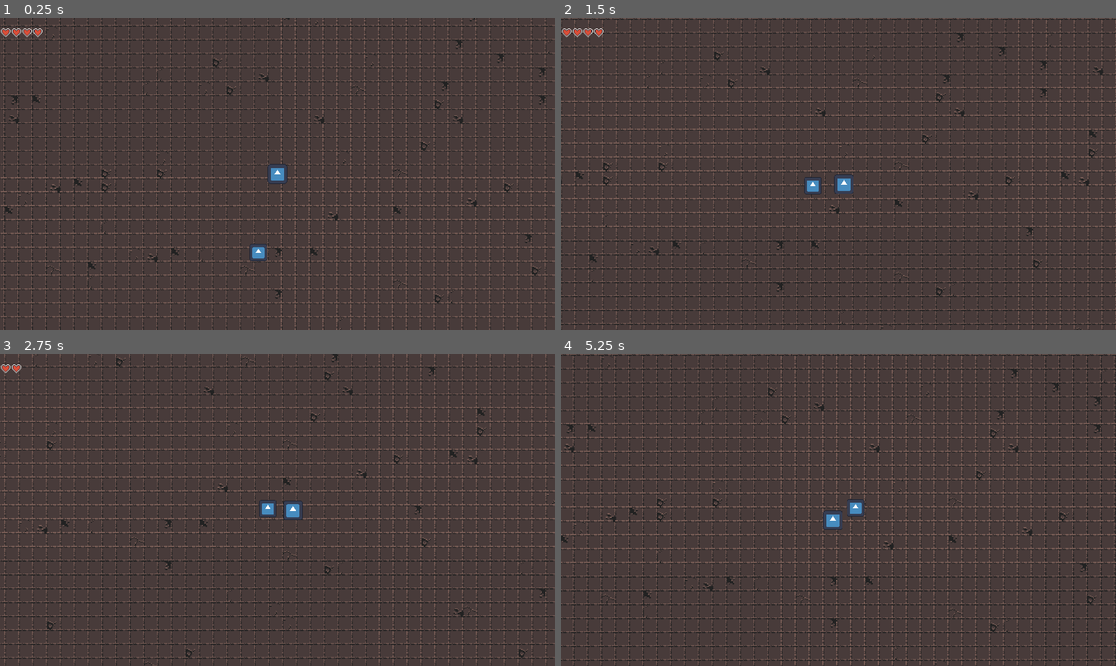
Above: before the commit, frames 1-4 (two rows, left to right).
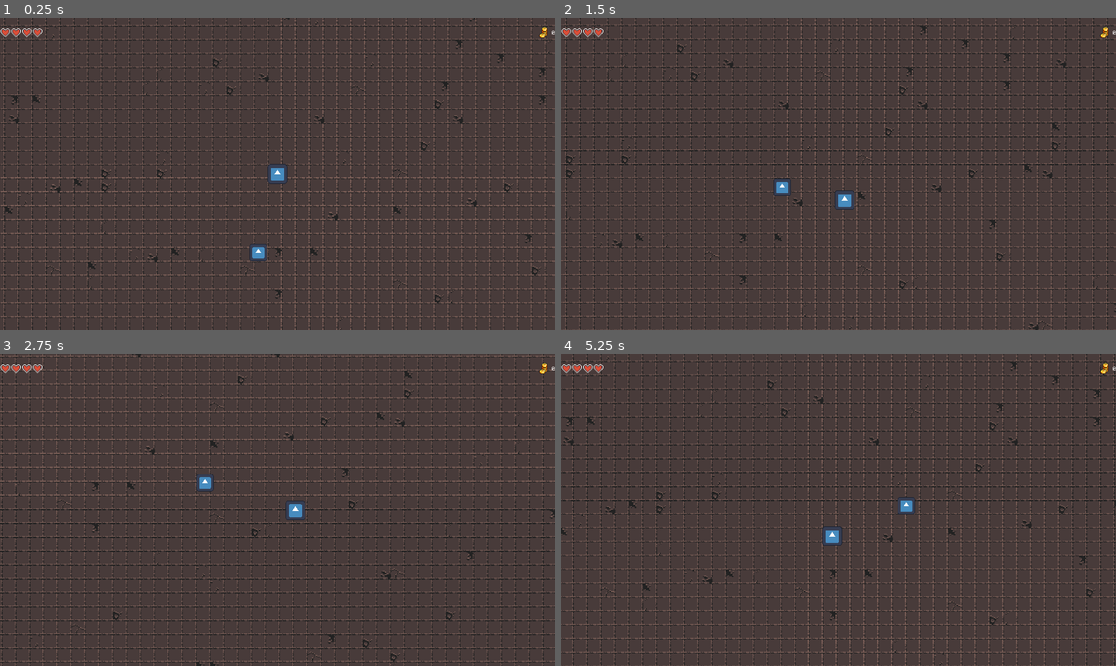
Above: after the commit, the same moments.

Repository: ErikpvDev/Proyecto-intermodular
Game: Godot game, scene res://assets/Scenes/Levels/Level01/level_01.tscn
The game is run twice, just before and just after one commit, with the same random seed, the same clock (stepped at 60 frames per second) and the same inputs. The engine's default icon, where the game draws it, is replaced by a stand-in: a white triangle on a blue panel in a dark square.
Inputs:
- Up to frame 1 (0.25 s): no input
- Up to frame 2 (1.5 s): hold D (right) 0.53-1.28 s; tap Shift (dash, bound only after the commit) at 0.6, 1.35 s; hold S (down) from 1.28 s (still down)
- Up to frame 3 (2.75 s): release S (down) at 2.03 s; hold D (right) from 2.03 s (still down); tap Shift (dash, bound only after the commit) at 2.1 s
- Up to frame 4 (5.25 s): release D (right) at 2.78 s; hold W (up) 2.78-3.53 s; tap Shift (dash, bound only after the commit) every 0.75 s from 2.85 to 5.1 s; hold A (left) 3.53-5.03 s; hold S (down) from 5.03 s (still down)

The runs differ from the first frame. In frame 1, 0.1% of the frame differs, in the area x 0-100%, y 2-7%; in frame 2, 28%; in frame 3, 30%, in the area x 0-100%, y 0-100%; in frame 4, 26%.

Commit message:
Corazones Vacios, Dash, Oro
Cuando recibes daño los corazones ahora se quedan vacios.
Hay un dash al shift.
El oro se muestra en la UI.

Diff:
--- a/assets/Scenes/Character/personaje.gd
+++ b/assets/Scenes/Character/personaje.gd
@@ -1,7 +1,13 @@
 extends CharacterBody2D
 
 @export var move_speed : float = 100
-@onready var health_bar: CanvasLayer = $"../health_bar"
+
+@export var dash_speed : float = 300
+var dashing = false
+
+@export var gold_coins : int = 0
+
+@onready var health_bar: CanvasLayer = $UI/health_bar
 @onready var heart_object : PackedScene = preload("res://assets/Scenes/Hearts/heart.tscn")
 
 var hearts_list : Array[TextureRect]
@@ -9,41 +15,69 @@
 
 
 func _ready() -> void:
+	# Gets the health bar initial hearts,appends them to the array and shows them on screen ss
 	var hearts_parent = health_bar.get_child(0)
 	for child in hearts_parent.get_children():
 		hearts_list.append(child)
 	print(hearts_list)
 
-func take_damage():
-	print(health)
-	if health > 0:
-		health-=1
-		update_heart_display()
+	# Sets Gold to it's initial value
+	$UI/Gold/HBoxContainer/Label.text=str(gold_coins)
+
+func take_damage(damage: int) -> void:
+	# if health is over 0, subtract the damage value
+	if !dashing:
+		if health > 0:
+			health-=damage
+			update_heart_display()
 
 func update_heart_display():
+	# Check the number of hearts to show based on the current health of the player as "idle"
+	# and the rest "damaged"
 	for i in range(hearts_list.size()):
-		hearts_list[i].visible= i < health
+		if i < health:
+			hearts_list[i].get_child(0).play("idle")
+		else:
+			hearts_list[i].get_child(0).play("damaged")
+	# Check if it's the last heart and if so play the "beating" animation if not play the "idle" animation
 	if health == 1:
 		hearts_list[0].get_child(0).play("beating")
 	elif health > 1:
 		hearts_list[0].get_child(0).play("idle")
 
 func add_heart(cant: int)  -> void:
+	# Add the parameter cant to health
 	health+=cant
+	# Add the new heart sprites to the health bar
 	for i in range(cant):
 		var heart_temp = heart_object.instantiate()
 		health_bar.get_child(0).add_child(heart_temp)
 
 func _physics_process(_delta):
+	# Get the direction intented by the input of the player
 	var input_direction = Vector2(
 		Input.get_action_strength("right") - Input.get_action_strength("left"),
 		Input.get_action_strength("down") - Input.get_action_strength("up"),
 	)
+	# If the dashing key is pressed activates the dashing status and starts a timer
+	if Input.is_action_just_pressed("dash"):
+		dashing=true
+		$dash_timer.start()
+	# Check if dashing and if so change the value to the dashing speed
+	var current_speed_mod = move_speed
+	if dashing:
+		current_speed_mod = dash_speed
+
+	# Check if the player is moving in diagonal to fix the speed and apply the speed select before
 	if input_direction.x!=0 && input_direction.y!=0:
-		velocity = input_direction.normalized() * move_speed
+		velocity = input_direction.normalized() * current_speed_mod
 	else:
-		velocity = input_direction * move_speed
+		velocity = input_direction * current_speed_mod
 	move_and_slide()
 
 func _on_area_2d_body_entered(_body: Node2D) -> void:
-	take_damage()# Replace with function body.
+	take_damage(1)# Replace with function body.
+
+# Dashing status turning false after timer runs out
+func _on_dash_timer_timeout() -> void:
+	dashing=false
--- a/assets/Scenes/Character/personaje.tscn
+++ b/assets/Scenes/Character/personaje.tscn
@@ -2,7 +2,7 @@
 
 [ext_resource type="Texture2D" uid="uid://c1tp7pqe622b5" path="res://icon.svg" id="1_cs5dr"]
 [ext_resource type="Script" uid="uid://dlb0vba8x21kc" path="res://assets/Scenes/Character/personaje.gd" id="1_hlutc"]
-[ext_resource type="Script" uid="uid://dafnad46gi5nb" path="res://assets/components/health.gd" id="3_l1dng"]
+[ext_resource type="PackedScene" uid="uid://bam0ik66tfskr" path="res://assets/Scenes/UI/ui.tscn" id="2_l1dng"]
 
 [sub_resource type="RectangleShape2D" id="RectangleShape2D_cs5dr"]
 size = Vector2(23, 22.5)
@@ -10,6 +10,8 @@
 [node name="Character" type="CharacterBody2D" groups=["character"]]
 z_index = 100
 script = ExtResource("1_hlutc")
+
+[node name="UI" parent="." instance=ExtResource("2_l1dng")]
 
 [node name="Sprite2D" type="Sprite2D" parent="."]
 position = Vector2(4.7683716e-07, 4.7683716e-07)
@@ -23,14 +25,14 @@
 [node name="CollisionShape2D2" type="CollisionShape2D" parent="."]
 shape = SubResource("RectangleShape2D_cs5dr")
 
-[node name="Health" type="Node" parent="."]
-script = ExtResource("3_l1dng")
-metadata/_custom_type_script = "uid://dafnad46gi5nb"
-
 [node name="Area2D" type="Area2D" parent="."]
 collision_mask = 2
 
 [node name="CollisionShape2D2" type="CollisionShape2D" parent="Area2D"]
 shape = SubResource("RectangleShape2D_cs5dr")
 
+[node name="dash_timer" type="Timer" parent="."]
+wait_time = 0.2
+
 [connection signal="body_entered" from="Area2D" to="." method="_on_area_2d_body_entered"]
+[connection signal="timeout" from="dash_timer" to="." method="_on_dash_timer_timeout"]
--- /dev/null
+++ b/assets/Scenes/Gold/Gold.tscn
@@ -0,0 +1,26 @@
+[gd_scene load_steps=3 format=3 uid="uid://bk01ah10djpvn"]
+
+[ext_resource type="Texture2D" uid="uid://d110iwm8csggt" path="res://assets/sprites/Objetcs/Gold/Gold.png" id="1_rg8kl"]
+[ext_resource type="FontFile" uid="uid://dvxv26iy0kmh0" path="res://assets/fonts/VCR_OSD_MONO_1.001.ttf" id="2_00ggv"]
+
+[node name="CanvasLayer" type="CanvasLayer"]
+
+[node name="HBoxContainer" type="HBoxContainer" parent="."]
+anchors_preset = -1
+anchor_left = 1.0
+anchor_right = 1.0
+offset_left = -56.0
+offset_top = 30.0
+offset_bottom = 70.00012
+grow_horizontal = 0
+alignment = 2
+
+[node name="TextureRect" type="TextureRect" parent="HBoxContainer"]
+layout_mode = 2
+texture = ExtResource("1_rg8kl")
+expand_mode = 2
+
+[node name="Label" type="Label" parent="HBoxContainer"]
+layout_mode = 2
+theme_type_variation = &"HeaderSmall"
+theme_override_fonts/font = ExtResource("2_00ggv")
--- a/assets/Scenes/Hearts/health_bar.tscn
+++ b/assets/Scenes/Hearts/health_bar.tscn
@@ -5,8 +5,7 @@
 [node name="health_bar" type="CanvasLayer"]
 
 [node name="HBoxContainer" type="HBoxContainer" parent="."]
-offset_left = 1.0
-offset_right = 145.0
+offset_right = 144.0
 offset_bottom = 48.0
 size_flags_stretch_ratio = 4.3
 
--- a/assets/Scenes/Hearts/heart.tscn
+++ b/assets/Scenes/Hearts/heart.tscn
@@ -1,6 +1,7 @@
-[gd_scene load_steps=8 format=3 uid="uid://dmnp5kr6fmqqp"]
+[gd_scene load_steps=10 format=3 uid="uid://dmnp5kr6fmqqp"]
 
-[ext_resource type="Texture2D" uid="uid://dgbv31rjyyv55" path="res://assets/sprites/Objetcs/Heart Animation.png" id="1_kfeow"]
+[ext_resource type="Texture2D" uid="uid://dgbv31rjyyv55" path="res://assets/sprites/Objetcs/Hearts/Heart Animation.png" id="1_kfeow"]
+[ext_resource type="Texture2D" uid="uid://cs7hox5ronsny" path="res://assets/sprites/Objetcs/Hearts/Hollow Heart.png" id="2_2wgc1"]
 
 [sub_resource type="AtlasTexture" id="AtlasTexture_5s5n3"]
 atlas = ExtResource("1_kfeow")
@@ -17,6 +18,10 @@
 [sub_resource type="AtlasTexture" id="AtlasTexture_7rjg1"]
 atlas = ExtResource("1_kfeow")
 region = Rect2(48, 0, 16, 16)
+
+[sub_resource type="AtlasTexture" id="AtlasTexture_fghd1"]
+atlas = ExtResource("2_2wgc1")
+region = Rect2(0, 0, 16, 16)
 
 [sub_resource type="AtlasTexture" id="AtlasTexture_jdptv"]
 atlas = ExtResource("1_kfeow")
@@ -39,7 +44,15 @@
 }],
 "loop": true,
 "name": &"beating",
-"speed": 8.0
+"speed": 9.0
+}, {
+"frames": [{
+"duration": 1.0,
+"texture": SubResource("AtlasTexture_fghd1")
+}],
+"loop": true,
+"name": &"damaged",
+"speed": 0.0
 }, {
 "frames": [{
 "duration": 1.0,
@@ -47,7 +60,7 @@
 }],
 "loop": true,
 "name": &"idle",
-"speed": 5.0
+"speed": 0.0
 }]
 
 [node name="heart" type="TextureRect"]
@@ -57,4 +70,4 @@
 position = Vector2(20, 51)
 scale = Vector2(2.5, 2.5)
 sprite_frames = SubResource("SpriteFrames_2wgc1")
-animation = &"beating"
+animation = &"idle"
--- a/assets/Scenes/Levels/Level01/level_01.tscn
+++ b/assets/Scenes/Levels/Level01/level_01.tscn
@@ -1,9 +1,8 @@
-[gd_scene load_steps=6 format=4 uid="uid://dafx2m02alpy5"]
+[gd_scene load_steps=5 format=4 uid="uid://dafx2m02alpy5"]
 
 [ext_resource type="PackedScene" uid="uid://0gr62tvei2rq" path="res://assets/Scenes/Levels/Level01/Level01.tscn" id="1_ixfmw"]
 [ext_resource type="PackedScene" uid="uid://p0hbqo51nej1" path="res://assets/Scenes/Character/personaje.tscn" id="2_uhf17"]
 [ext_resource type="PackedScene" uid="uid://qffsk1wiwj24" path="res://assets/Scenes/Enemies/enemigo.tscn" id="3_fg2k8"]
-[ext_resource type="PackedScene" uid="uid://bqy0xbspvp3gc" path="res://assets/Scenes/Hearts/health_bar.tscn" id="4_0vwiw"]
 
 [sub_resource type="WorldBoundaryShape2D" id="WorldBoundaryShape2D_ixfmw"]
 
@@ -19,13 +18,14 @@
 z_as_relative = false
 y_sort_enabled = true
 position = Vector2(-5, -5)
+move_speed = null
+dash_speed = null
+gold_coins = null
 
 [node name="Enemy" parent="." index="2" instance=ExtResource("3_fg2k8")]
 position = Vector2(-33, 104)
 
-[node name="health_bar" parent="." index="3" instance=ExtResource("4_0vwiw")]
-
-[node name="Collisions" type="StaticBody2D" parent="." index="4"]
+[node name="Collisions" type="StaticBody2D" parent="." index="3"]
 
 [node name="ColisionIzquierda" type="CollisionShape2D" parent="Collisions" index="0"]
 position = Vector2(-621, 109)
--- a/assets/Scenes/Statidistics/Health.tscn
+++ /dev/null
@@ -1,9 +0,0 @@
-[gd_scene format=3 uid="uid://bger2q7ulwy75"]
-
-[node name="Health" type="Control"]
-layout_mode = 3
-anchors_preset = 15
-anchor_right = 1.0
-anchor_bottom = 1.0
-grow_horizontal = 2
-grow_vertical = 2
--- /dev/null
+++ b/assets/Scenes/UI/ui.tscn
@@ -0,0 +1,10 @@
+[gd_scene load_steps=3 format=3 uid="uid://bam0ik66tfskr"]
+
+[ext_resource type="PackedScene" uid="uid://bk01ah10djpvn" path="res://assets/Scenes/Gold/Gold.tscn" id="1_i5q6i"]
+[ext_resource type="PackedScene" uid="uid://bqy0xbspvp3gc" path="res://assets/Scenes/Hearts/health_bar.tscn" id="2_hwbc8"]
+
+[node name="UI" type="CanvasGroup"]
+
+[node name="Gold" parent="." instance=ExtResource("1_i5q6i")]
+
+[node name="health_bar" parent="." instance=ExtResource("2_hwbc8")]
--- a/assets/components/health.gd
+++ /dev/null
@@ -1,31 +0,0 @@
-extends Node
-class_name Health
-
-signal max_health_changed(diff: int)
-signal health_changed(diff: int)
-signal health_depleted
-
-@export var max_health: int = 3 : set = set_max_health, get = get_max_health
-
-@onready var health: int = max_health : set= set_health, get = get_health
-
-func set_max_health(value: int):
-	var max_health_value = 1 if value <=0 else value
-
-	if not max_health_value == max_health:
-		var difference = max_health_value - max_health
-		max_health = max_health_value
-		max_health_changed.emit(difference)
-
-		if health > max_health:
-			health = max_health
-
-
-func get_max_health() -> int:
-	return max_health
-
-func set_health(value: int):
-	health=value
-
-func get_health() -> int:
-	return health
--- a/assets/sprites/Objetcs/Heart Animation.tscn
+++ b/assets/sprites/Objetcs/Hearts/Heart Animation.tscn
@@ -1,6 +1,6 @@
 [gd_scene load_steps=7 format=3 uid="uid://cfofskle25xk0"]
 
-[ext_resource type="Texture2D" uid="uid://dgbv31rjyyv55" path="res://assets/sprites/Objetcs/Heart Animation.png" id="1_at8ke"]
+[ext_resource type="Texture2D" uid="uid://dgbv31rjyyv55" path="res://assets/sprites/Objetcs/Hearts/Heart Animation.png" id="1_at8ke"]
 
 [sub_resource type="AtlasTexture" id="AtlasTexture_jovf1"]
 atlas = ExtResource("1_at8ke")
--- a/project.godot
+++ b/project.godot
@@ -46,6 +46,11 @@
 , Object(InputEventKey,"resource_local_to_scene":false,"resource_name":"","device":-1,"window_id":0,"alt_pressed":false …(186 unchanged characters)…
 ]
 }
+dash={
+"deadzone": 0.2,
+"events": [Object(InputEventKey,"resource_local_to_scene":false,"resource_name":"","device":-1,"window_id":0,"alt_pressed":false,"shift_pressed":false,"ctrl_pressed":false,"meta_pressed":false,"pressed":false,"keycode":0,"physical_keycode":4194325,"key_label":0,"unicode":0,"location":0,"echo":false,"script":null)
+]
+}
 
 [layer_names]
 
Not shown, removed: assets/components/health.gd.uid
Binary file added: assets/fonts/VCR_OSD_MONO_1.001.ttf
Not shown, added: assets/fonts/VCR_OSD_MONO_1.001.ttf.import
Binary file added: assets/sprites/Objetcs/Gold/Gold.png
Not shown, changed: assets/sprites/Objetcs/Gold/Gold.png.import
Renamed: assets/sprites/Objetcs/Heart Animation.png -> assets/sprites/Objetcs/Hearts/Heart Animation.png
Not shown, added: assets/sprites/Objetcs/Hearts/Heart Animation.png.import
Binary file added: assets/sprites/Objetcs/Hearts/Hollow Heart.png
Not shown, added: assets/sprites/Objetcs/Hearts/Hollow Heart.png.import
